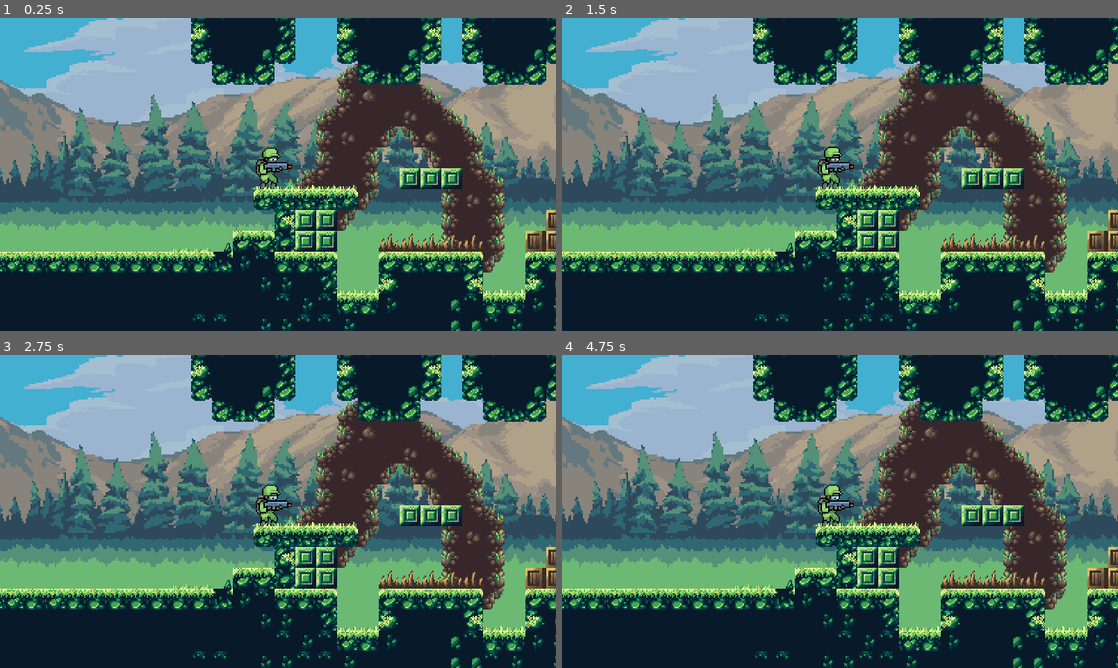
Above: before the commit, frames 1-4 (two rows, left to right).
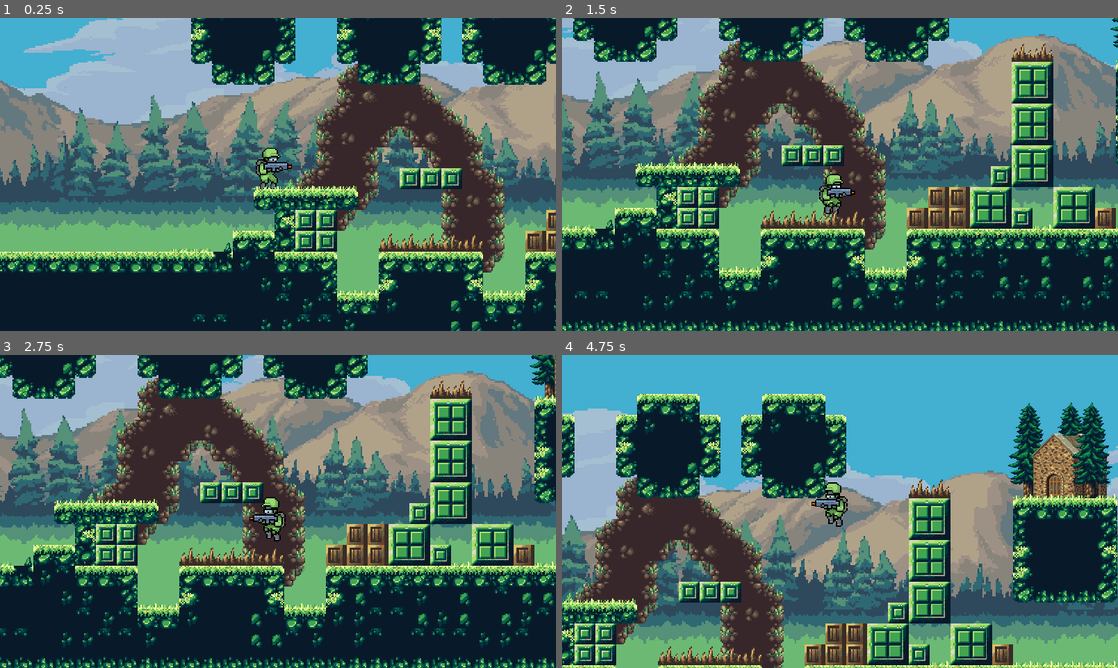
Above: after the commit, the same moments.

Repository: Giant-T/Astral-Souls
Game: Godot game, scene res://scenes/Tableaux_1.tscn
Two runs of this game, one before a commit and one after it. Both use one fixed random seed, a clock stepped at 60 frames per second and the inputs below. The project has no main scene, so this scene is started directly.
Inputs:
- Up to frame 1 (0.25 s): no input
- Up to frame 2 (1.5 s): tap Enter at 0.5 s; hold D (droite) from 0.53 s (still down); tap W (haut) at 0.6, 0.77, 1.07, 1.35 s
- Up to frame 3 (2.75 s): tap W (haut) at 1.52, 1.82, 2.1 s; release D (droite) at 2.03 s; hold A (gauche) from 2.03 s (still down)
- Up to frame 4 (4.75 s): release A (gauche) at 2.78 s; hold D (droite) 2.78-4.28 s; tap W (haut) at 2.85, 3.02, 3.32, 3.6, 3.77, 4.07, 4.35, 4.52 s; hold A (gauche) from 4.28 s (still down)

The runs differ from the first frame. In frame 1, 2.5% of the frame differs, in the area x 0-100%, y 0-100%; in frame 2, 78%; in frame 3, 78%; in frame 4, 93%.

Commit message:
Correction bug mouvement/Correction collision

Diff:
--- a/scenes/Joueur.tscn
+++ b/scenes/Joueur.tscn
@@ -7,7 +7,7 @@
 [ext_resource path="res://ressources/Joueur/Gunner_Green_Jump.png" type="Texture" id=5]
 
 [sub_resource type="RectangleShape2D" id=1]
-extents = Vector2( 19.2384, 32.4663 )
+extents = Vector2( 15.213, 30.5332 )
 
 [sub_resource type="AtlasTexture" id=2]
 atlas = ExtResource( 1 )
@@ -101,18 +101,18 @@
 script = ExtResource( 2 )
 
 [node name="Collision_joueur" type="CollisionShape2D" parent="."]
-position = Vector2( -0.353561, -3.53553 )
+position = Vector2( -2.949, -0.946 )
 shape = SubResource( 1 )
 
 [node name="Sprite_joueur" type="AnimatedSprite" parent="."]
 scale = Vector2( 2, 2 )
-frames = SubResource( 16 )
+frames = SubResource( 18 )
 animation = "idle"
-frame = 1
+frame = 4
 playing = true
 
-[node name="Gravity" type="RayCast2D" parent="."]
+[node name="Pieds" type="RayCast2D" parent="."]
 position = Vector2( 0, 20 )
 enabled = true
-cast_to = Vector2( 0, 10 )
+cast_to = Vector2( 0, 9.921 )
 collide_with_areas = true
--- a/scripts/Joueur.gd
+++ b/scripts/Joueur.gd
@@ -6,56 +6,63 @@
 export (int) var vitesse_saut = -900
 export (int) var vitesse_max = 250
 export (float) var deceleration = 0.88
-export (int) var acceleration = 50
+export (int) var acceleration = 40
+var est_au_sol = false
 var accroupi = false
 var saute = false
-
-func _ready():
-	pass
+const UP_DIRECTION = Vector2(0, -1)
 
 func _physics_process(delta):
 	recevoir_input()
 	changer_animation()
+	changer_collision()
 	calc_gravite()
 	se_deplacer()
 
+# Reçoit les inputs du joueur "
 func recevoir_input():
-	if (Input.is_action_pressed("ui_down")):
+	if (Input.is_action_pressed("bas")):
 		accroupi = true
 
-	if (Input.is_action_just_released("ui_down")):
+	if (Input.is_action_just_released("bas")):
 		accroupi = false
 
-	if (Input.is_action_just_pressed("ui_up") && $Gravity.is_colliding()):
+	if (Input.is_action_just_pressed("haut") && ($Pieds.is_colliding() || est_au_sol)):
 		saute = true
 
-	if (Input.is_action_pressed("ui_right")):
+	if (Input.is_action_pressed("droite")):
 		$Sprite_joueur.flip_h = false
 		if !accroupi:
 			velocity.x += acceleration
-	elif (Input.is_action_pressed("ui_left")):
+	elif (Input.is_action_pressed("gauche")):
 		$Sprite_joueur.flip_h = true
 		if !accroupi:
 			velocity.x -= acceleration
 
+# Fonction qui calcul la gravité infliger au joueur "
 func calc_gravite():
-	if ($Gravity.is_colliding()):
+	if ($Pieds.is_colliding() || est_au_sol):
 		gravite.y = 0
 		if saute:
 			gravite.y = vitesse_saut
 			saute = false
+	elif (is_on_ceiling()):
+		gravite.y = acceleration
 	else:
 		gravite.y += acceleration
 
+# Fonction qui gere les deplacements du joueur #
 func se_deplacer():
 	if (velocity != Vector2.ZERO || gravite != Vector2.ZERO):
 		velocity.clamped(vitesse_max)
 		gravite.clamped(vitesse_max)
-		move_and_slide(velocity + gravite)
+		move_and_slide(velocity + gravite, UP_DIRECTION)
+		est_au_sol = is_on_floor()
 		velocity *= deceleration
 		if (velocity.length() <= 15):
 			velocity = Vector2.ZERO
 
+# Fonction qui s'occupe de changer les animations du joueur "
 func changer_animation():
 	if (gravite.y == 0):
 		if accroupi:
@@ -66,5 +73,18 @@
 		else:
 			$Sprite_joueur.animation = "running"
 
-	if (!$Gravity.is_colliding()):
+	if (!$Pieds.is_colliding() && !est_au_sol):
 		$Sprite_joueur.animation = "jump"
+
+# Fonction qui change la collision du joueur selon sa rotation/accroupi #
+func changer_collision():
+	if ($Sprite_joueur.flip_h):
+		$Collision_joueur.position.x = 2.668
+	else:
+		$Collision_joueur.position.x = -2.668
+	if accroupi:
+		$Collision_joueur.shape.extents.y = 28.569
+		$Collision_joueur.position.y = 1.073
+	elif (Input.is_action_just_released("bas") && gravite.y == 0):
+		$Collision_joueur.shape.extents.y = 30.533
+		$Collision_joueur.position.y = -0.946
Not shown: 2 places in scenes/Joueur.tscn that only renumber resources
